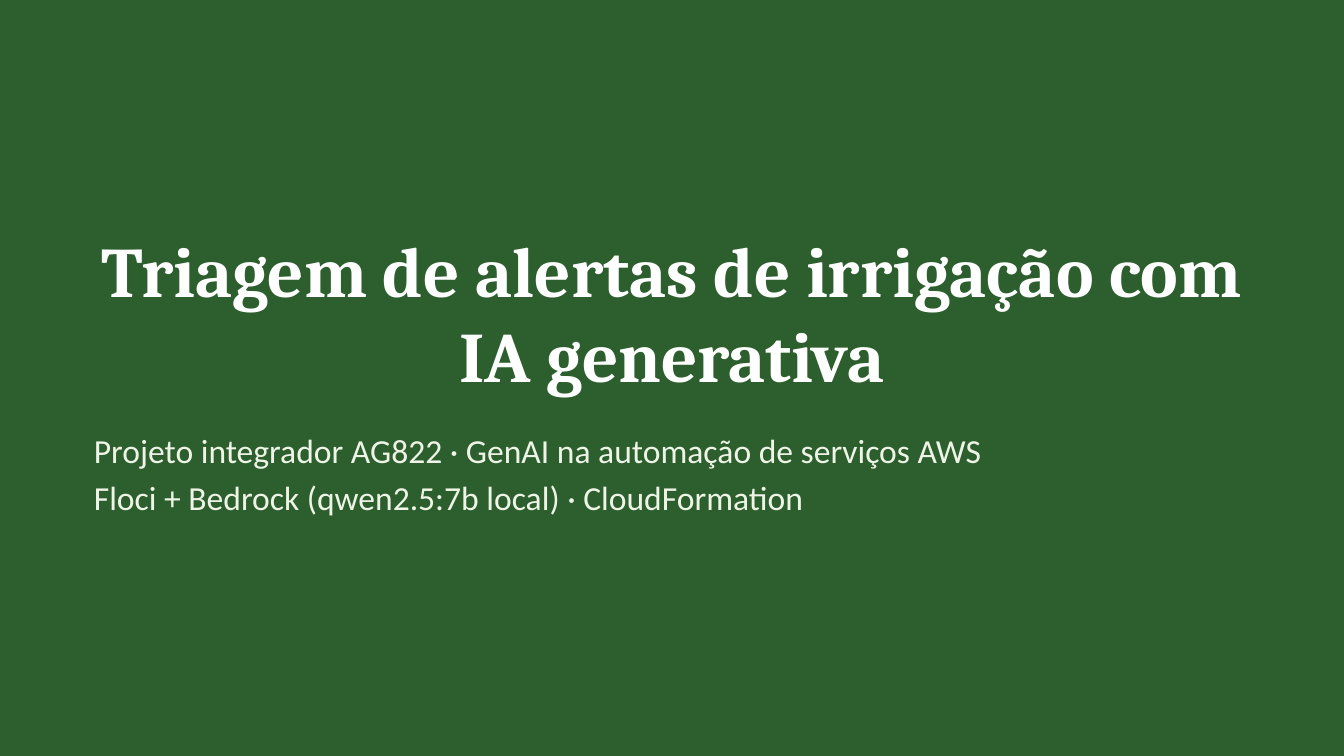
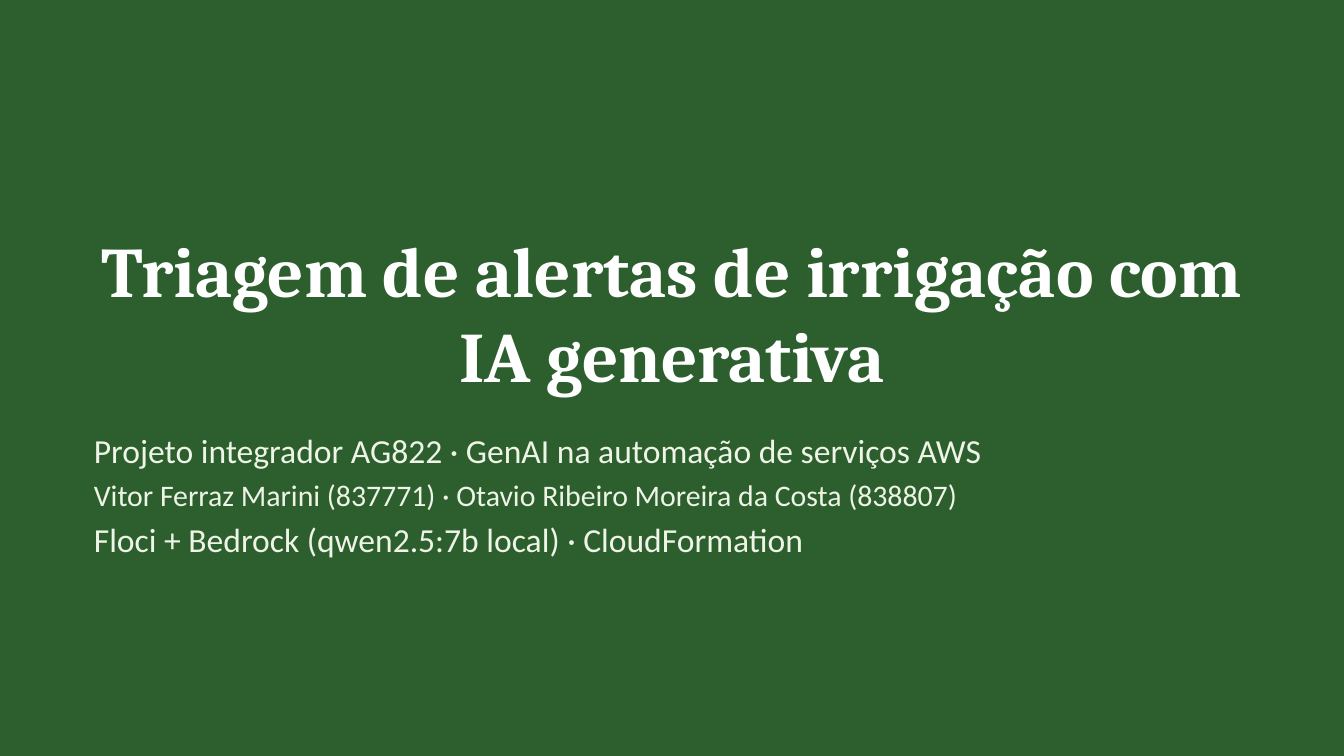
Before and after one commit to Vitor-Marini/ag822-genai-aws-floci, a slide deck: slide 1 of apresentacao/projeto-integrador.pptx. Drawn at 1344x756 pixels with LibreOffice and Linux fonts; fonts in the diff are those of the drawing. Boxes give left, top, right and bottom in pixels: in the first picture for what was removed or moved away, otherwise in the second. Text is boxed around its words. In the diff, an @@ line names an element or a change of style, - is before the commit and + after.

```diff
--- a/apresentacao/projeto-integrador.pptx
+++ b/apresentacao/projeto-integrador.pptx
@@ text at (94,484,957,510): paragraph added @@
+Vitor Ferraz Marini (837771) · Otavio Ribeiro Moreira da Costa (838807)
```
Also in this commit, not shown: 3 other files.
